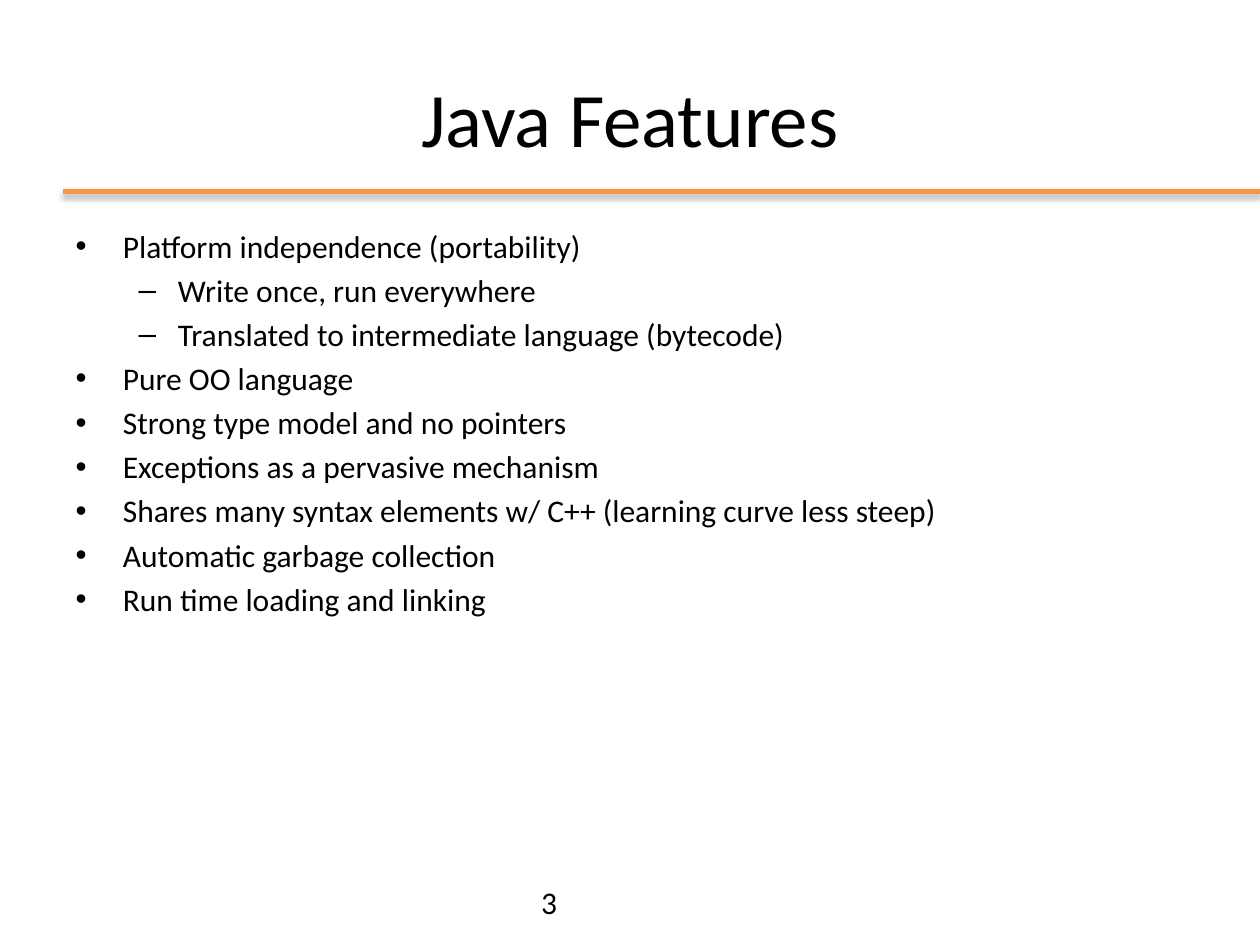
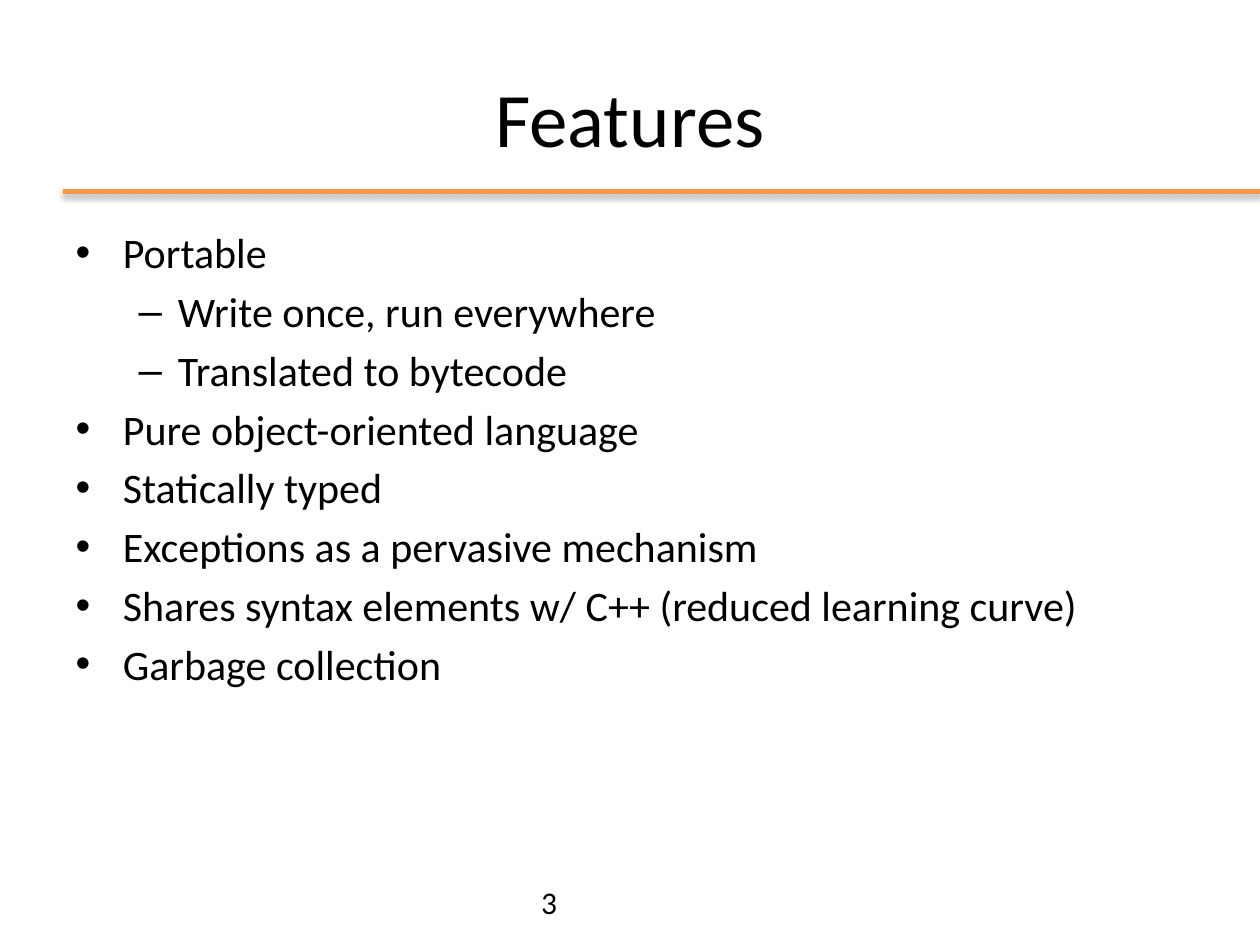
Before and after one commit to plctechnician/ooprogramming, a slide deck: slide 3 of java/slides/ppt/02 - Java Basics.pptx. Drawn at 1260x945 pixels with LibreOffice and Linux fonts; fonts in the diff are those of the drawing; background and template pictures are left out. Boxes give left, top, right and bottom in pixels: in the first picture for what was removed or moved away, otherwise in the second. Text is boxed around its words. In the diff, an @@ line names an element or a change of style, - is before the commit and + after.

```diff
--- a/java/slides/ppt/02 - Java Basics.pptx
+++ b/java/slides/ppt/02 - Java Basics.pptx
@@ title at (x1=495, y1=97, x2=764, y2=148): text changed @@
-Java Features
+Features
@@ text at (x1=123, y1=238, x2=267, y2=269): text changed; size 18 to 24 pt @@
-• Platform independence (portability)
+• Portable
@@ text at (x1=123, y1=297, x2=758, y2=569): size 18 to 24 pt in "Write once, run everywhere", "Exceptions as a pervasive mechanism"; more space between paragraphs @@
@@ text at (x1=123, y1=356, x2=639, y2=510): text changed; size 18 to 24 pt @@
-  – Translated to intermediate language (bytecode)
-• Pure OO language
-• Strong type model and no pointers
+  – Translated to bytecode
+• Pure object-oriented language
+• Statically typed
@@ text at (x1=123, y1=590, x2=1077, y2=688): text changed; size 18 to 24 pt @@
-• Shares many syntax elements w/ C++ (learning curve less steep)
-• Automatic garbage collection
-• Run time loading and linking
+• Shares syntax elements w/ C++ (reduced learning curve)
+• Garbage collection
```
Also in this commit, not shown: 13 other slides changed, 1 slide added, 2 slides removed, 1 other file.
